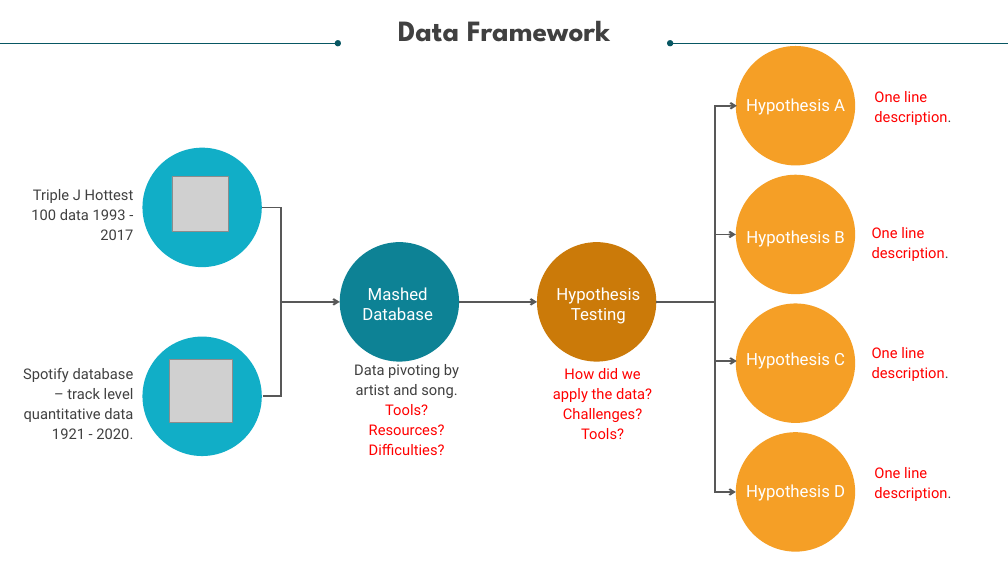
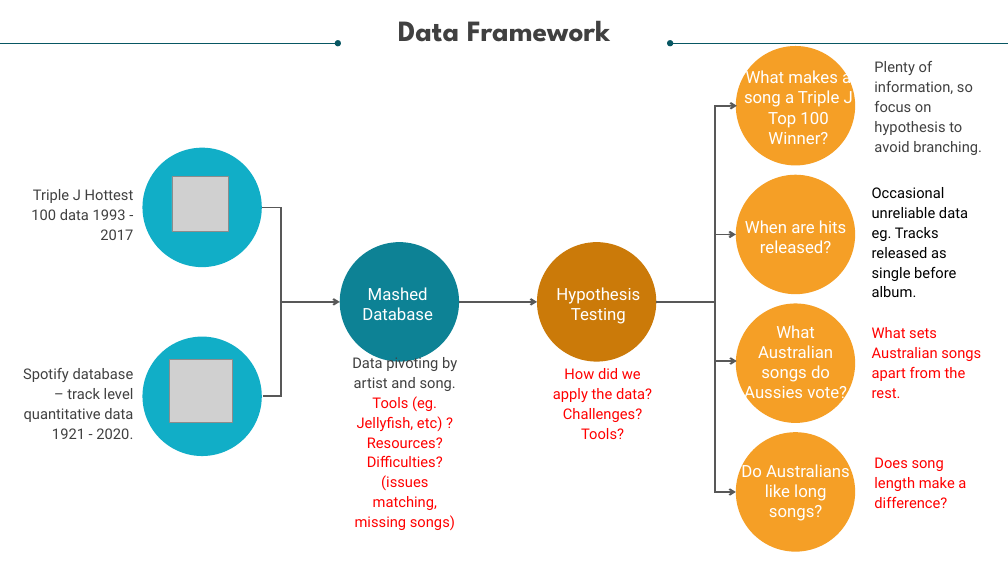
Before and after one commit to relaernu/project_1, a slide deck: slide 5 of Dancing Through The Decades_with guidelines.pptx. Drawn at 1008x567 pixels with LibreOffice and Linux fonts; fonts in the diff are those of the drawing; grey boxes stand for pictures. Boxes give left, top, right and bottom in pixels: in the first picture for what was removed or moved away, otherwise in the second. Text is boxed around its words. In the diff, an @@ line names an element or a change of style, - is before the commit and + after.

Commit message:
Tuesday night PPTX
added more information, re-included missing data.

```diff
--- a/Dancing Through The Decades_with guidelines.pptx
+++ b/Dancing Through The Decades_with guidelines.pptx
@@ text at [744, 68, 853, 144]: text changed @@
-Hypothesis A
+What makes a song a Triple J Top 100 Winner?
@@ text at [874, 61, 982, 155]: text changed; text colour #FF0000 to #404040 @@
-One line description.
+Plenty of information, so focus on hypothesis to avoid branching.
@@ text at [872, 187, 968, 297]: text changed; text colour #FF0000 to #000000 @@
-One line description.
+Occasional unreliable data eg. Tracks released as single before album.
@@ text at [745, 220, 846, 253]: text changed @@
-Hypothesis B
+When are hits released?
@@ text at [744, 325, 847, 403]: text changed @@
-Hypothesis C
+What Australian songs do Aussies vote?
@@ text at [872, 327, 981, 398]: text changed @@
-One line description.
+What sets Australian songs apart from the rest.
@@ text at [355, 396, 455, 530]: text changed @@
-Tools? Resources? Difficulties?
+Tools (eg. Jellyfish, etc) ? Resources? Difficulties? (issues matching, missing songs)
@@ text at [741, 462, 850, 521]: text changed @@
-Hypothesis D
+Do Australians like long songs?
@@ text at [874, 457, 966, 508]: text changed @@
-One line description.
+Does song length make a difference?
```
Also in this commit, not shown: 8 other slides changed, 1 other file.
